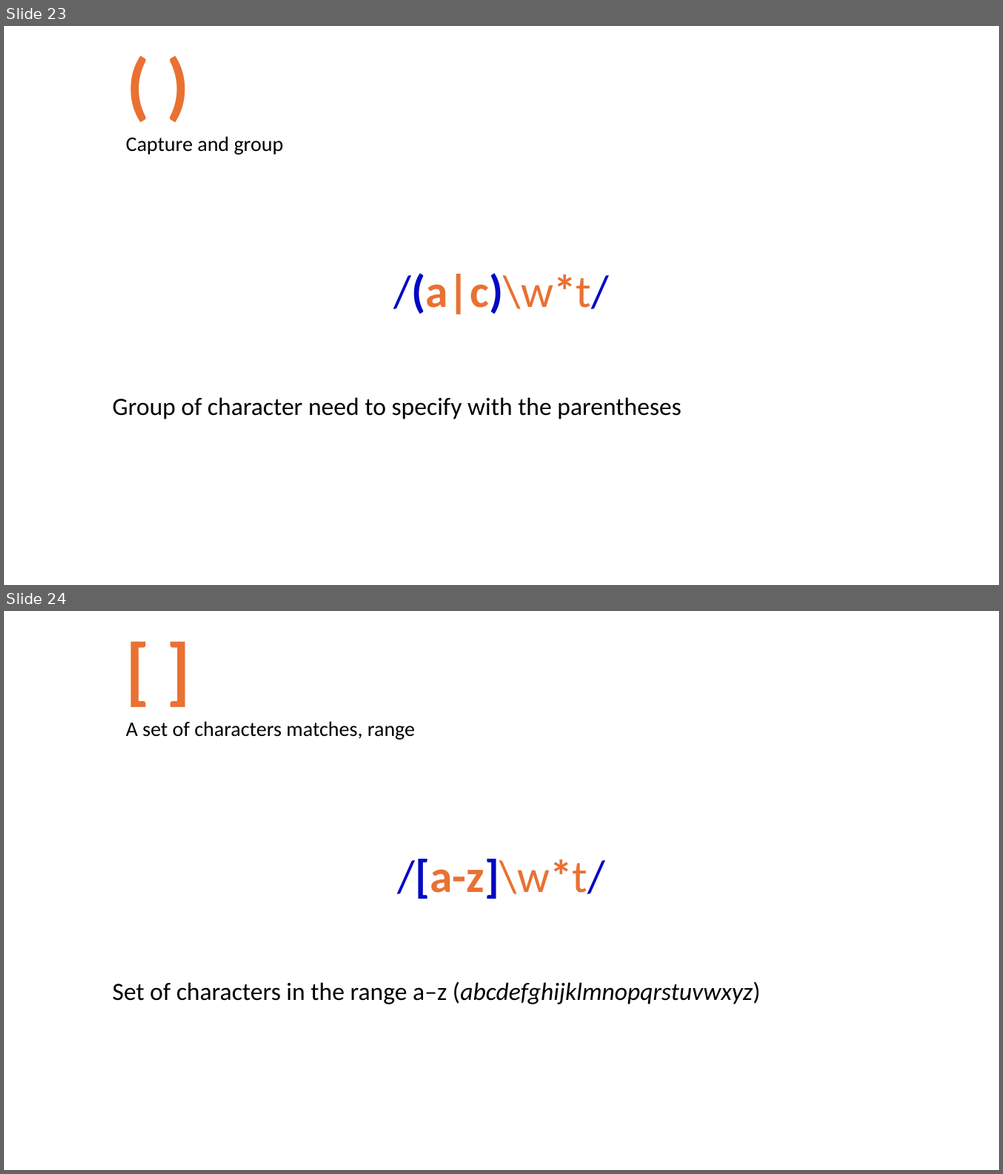
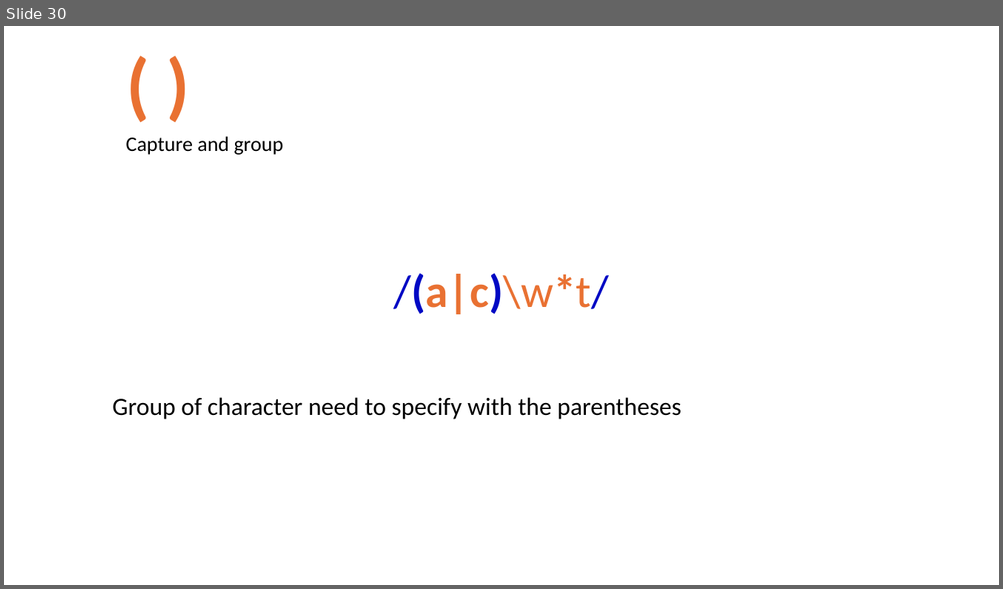
Before and after one commit to marslearnings/Python_Regular_Expressions, a slide deck: PPT/regular_expression.pptx. Shown one above the other, each under a label of ours: slides 23 and 24 before the commit, slide 30 after it. The pictures are 1003x1174 and 1003x589 pixels, drawn with LibreOffice and Linux fonts; fonts in the diff are those of the drawing. Boxes give left, top, right and bottom in pixels: in the first picture for what was removed or moved away, otherwise in the second. Text is boxed around its words. In the diff, an @@ line names an element or a change of style, - is before the commit and + after.

```diff
--- a/PPT/regular_expression.pptx
+++ b/PPT/regular_expression.pptx
@@ slide 24 removed at (4, 611, 999, 1170), background #FFFFFF @@
@@ text removed at (26, 611, 290, 735) @@
-[ ]
@@ text removed at (126, 721, 415, 740) @@
-A set of characters matches, range
@@ title removed at (398, 859, 606, 899) @@
-/[a-z]\w*t/
@@ text removed at (112, 982, 760, 1005) @@
-Set of characters in the range a–z (abcdefghijklmnopqrstuvwxyz)
@@ what was slide 23 is now slide 30 @@
```
Also in this commit, not shown: 3 slides changed, 7 slides added, 2 other files.
